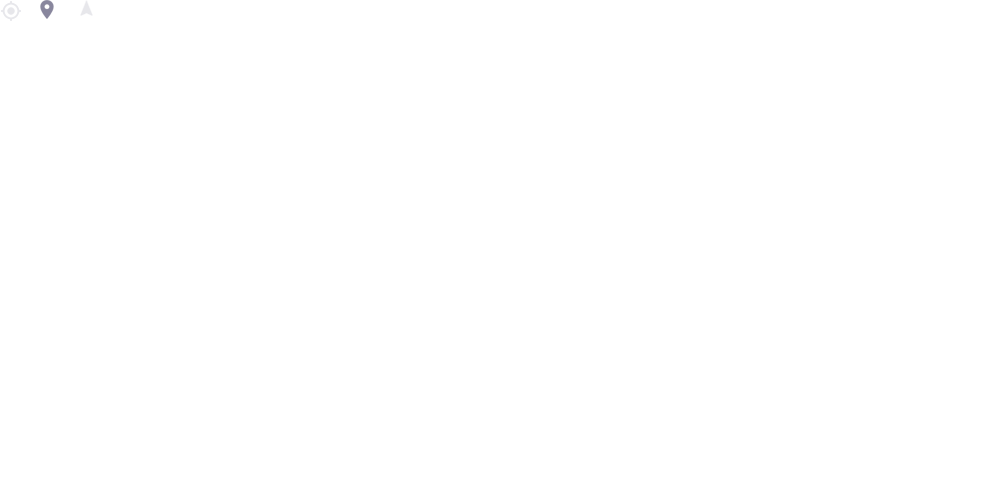
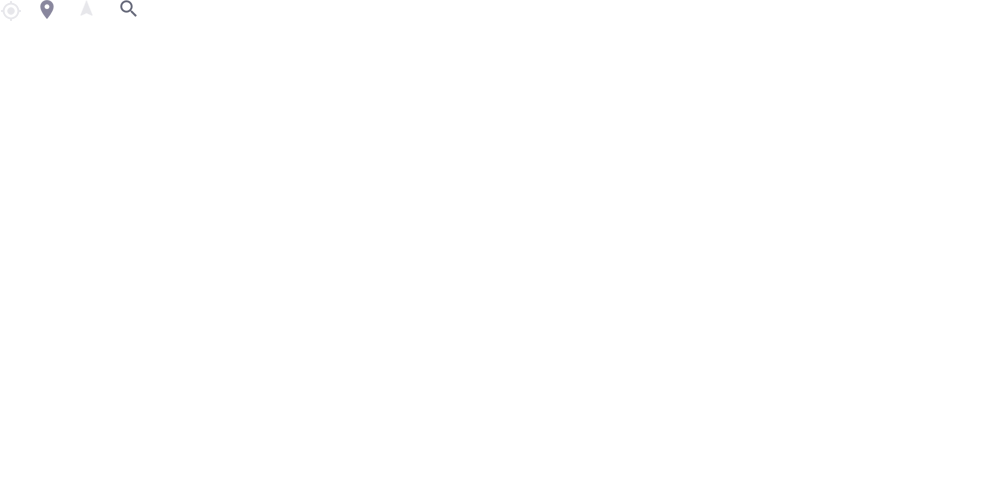
Layered file, before and after one edit (1000x500). Changes by layer:
added layer "baseline_search_black_18dp" above "baseline_navigation_black_18dp" over 120, 0, 137, 17
